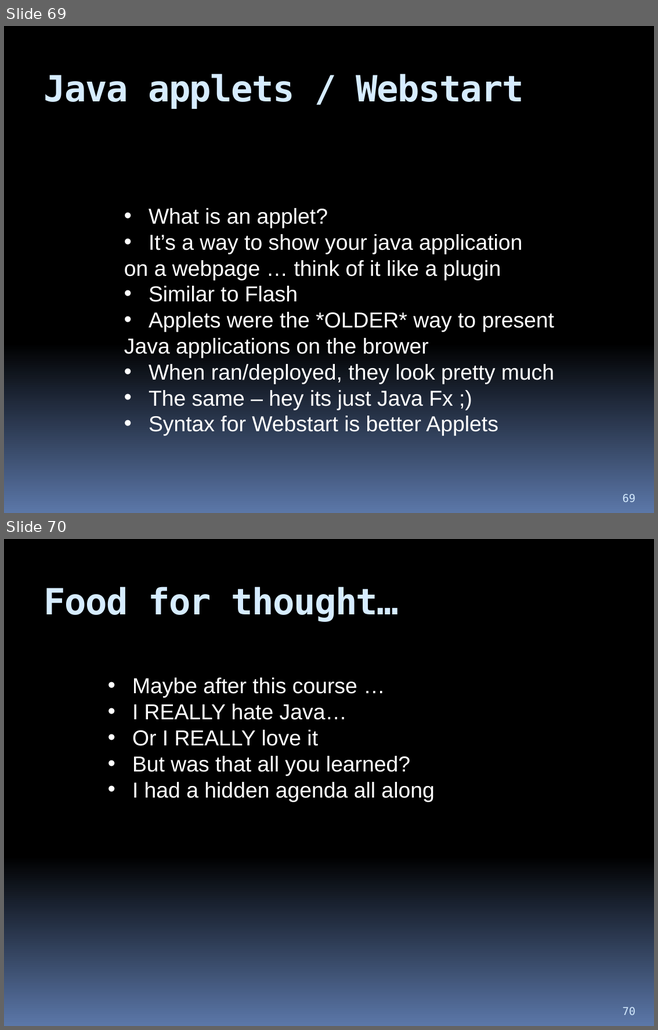
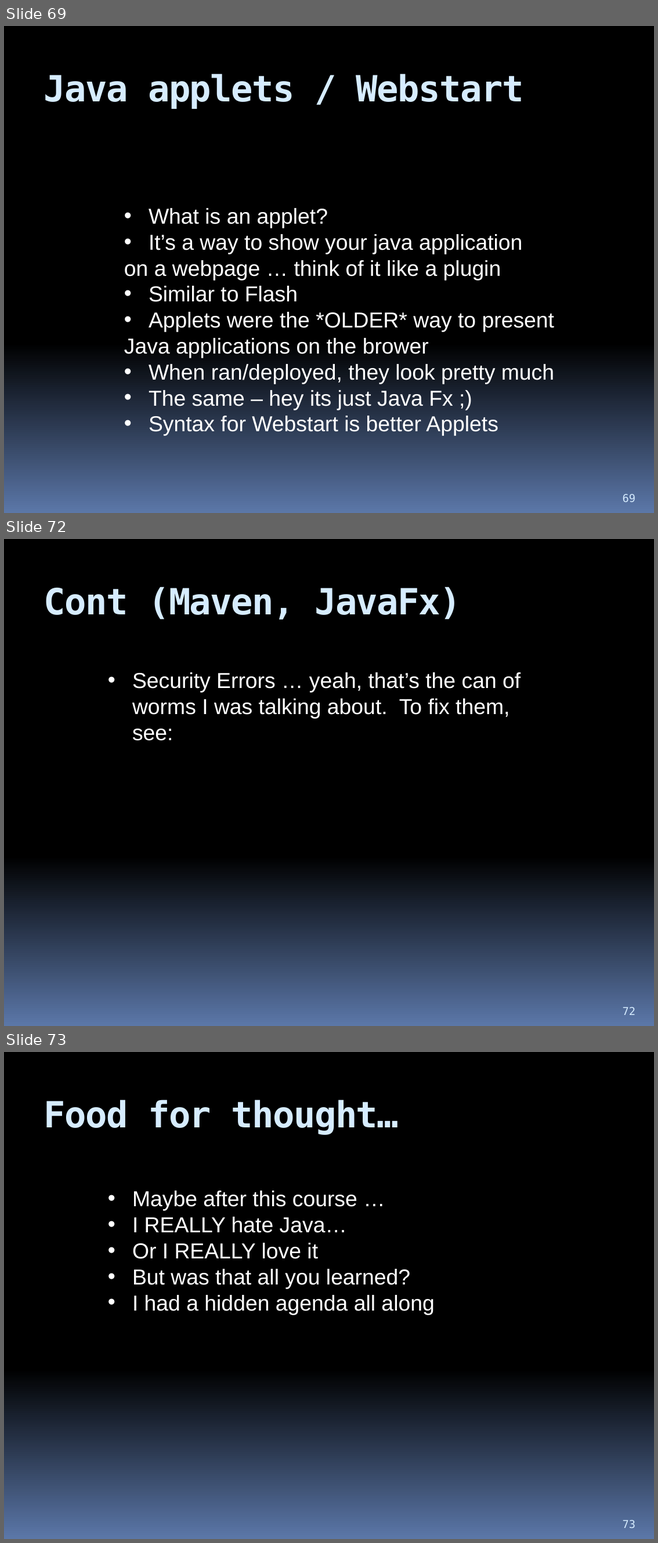
Before and after one commit to hchan/comp2613, a slide deck: coursePresentation.pptx. Shown one above the other, each under a label of ours: slides 69 and 70 before the commit, slides 69, 72 and 73 after it; the slides between them are not shown. The pictures are 658x1030 and 658x1543 pixels, drawn with LibreOffice and Linux fonts; fonts in the diff are those of the drawing. Boxes give left, top, right and bottom in pixels: in the first picture for what was removed or moved away, otherwise in the second. Text is boxed around its words. In the diff, an @@ line names an element or a change of style, - is before the commit and + after.

```diff
--- a/coursePresentation.pptx
+++ b/coursePresentation.pptx
@@ slide 72 added at (x1=4, y1=539, x2=654, y2=1026), background gradient #000000 to #5B77A8 @@
@@ title added at (x1=44, y1=587, x2=461, y2=620), 40 pt, text #D6ECFF, bold @@
+Cont (Maven, JavaFx)
@@ text added at (x1=132, y1=672, x2=520, y2=741), 24 pt, text #FFFFFF @@
+• Security Errors … yeah, that’s the can of worms I was talking about. To fix them, see:
@@ page number added at (x1=622, y1=1007, x2=635, y2=1015), 12 pt, text #D6ECFF @@
+72
@@ what was slide 70 is now slide 73 @@
@@ page number at (x1=622, y1=1520, x2=635, y2=1528): text changed @@
-70
+73
```
Also in this commit, not shown: 2 other slides added, 18 other files.
